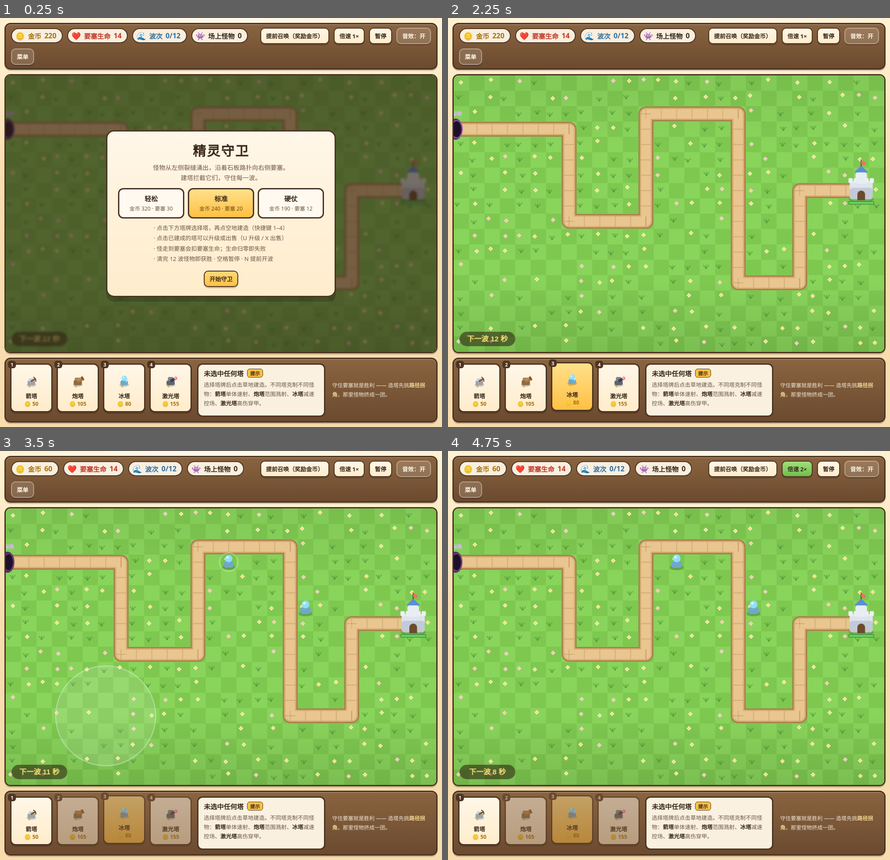
Above: before the commit, frames 1-4 (two rows, left to right).
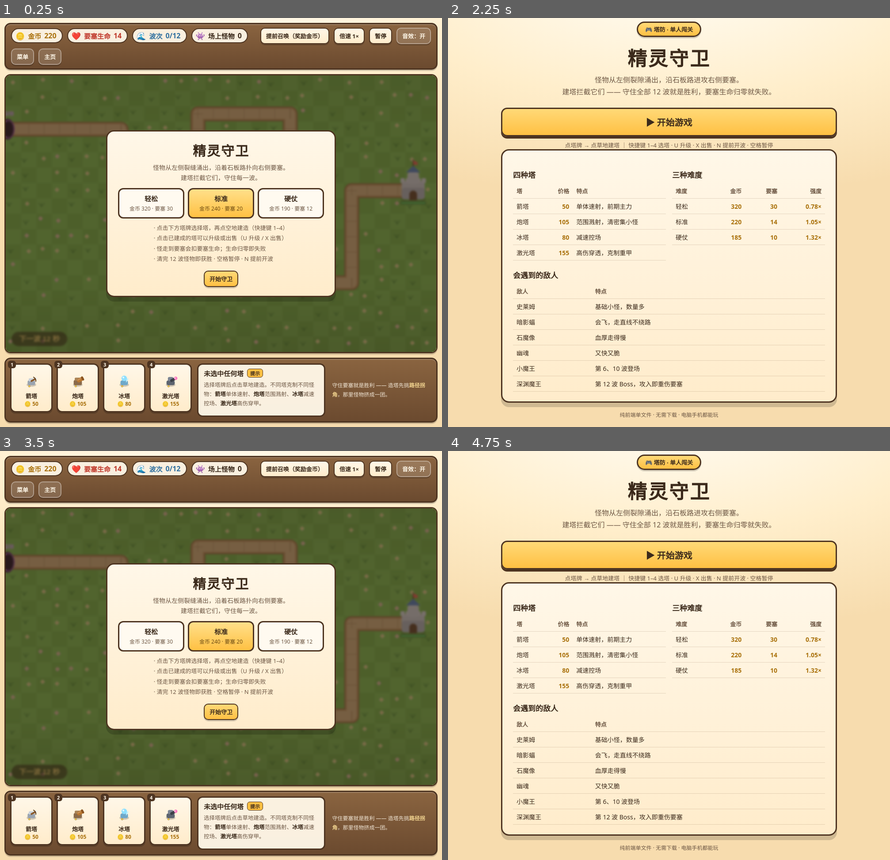
Above: after the commit, the same moments.

Repository: fss520/tower-defense
Game: browser game, page game.html
Two runs of this game, one before a commit and one after it. Both use one fixed random seed, a clock stepped at 60 frames per second and the inputs below.
Inputs (mouse positions are in pixels of both pictures, inside the frame that each line leads up to; where the layout moved, square brackets give the same spot in the first picture):
- Up to frame 1 (0.25 s): no input
- Up to frame 2 (2.25 s): click "开始守卫" at 0.27 s; click (669, 242) at 1.07 s; click "菜单" at 1.27 s; click (580, 185) at 1.67 s; click "开始守卫" at 1.77 s; click (571, 386) at 1.87 s; click (496, 54) at 2.02 s, where only the run after the commit has a clickable "主页"
- Up to frame 3 (3.5 s): click (282, 626) [304, 606] at 2.27 s; click (265, 663) [287, 700] at 2.87 s; click (221, 553) at 3.27 s, where only the run after the commit has a clickable "▶ 开始游戏"; click (114, 716) at 3.47 s
- Up to frame 4 (4.75 s): click "倍速 1×" at 3.67 s; click (669, 590) at 4.07 s; click (669, 712) at 4.27 s, where only the run after the commit has a clickable "开始守卫"; click (496, 487) at 4.52 s, where only the run after the commit has a clickable "主页"; click (761, 647) [797, 659] at 4.67 s

The runs differ from the first frame. In frame 1, 0.2% of the frame differs, in the area x 8-14%, y 7-12%; in frame 2, 90%; in frame 3, 70%; in frame 4, 91%, in the area x 1-99%, y 0-100%.

Commit message:
deploy: add home link

Diff:
--- a/game.html
+++ b/game.html
@@ -167,6 +167,7 @@
     <button class="btn" id="b-pause">暂停</button>
     <button class="btn ghost" id="b-sound">音效：开</button>
     <button class="btn ghost" id="b-menu">菜单</button>
+    <a class="btn ghost" id="b-home" href="./index.html" style="text-decoration:none;display:inline-block">主页</a>
   </div>
 
   <div id="stage">
